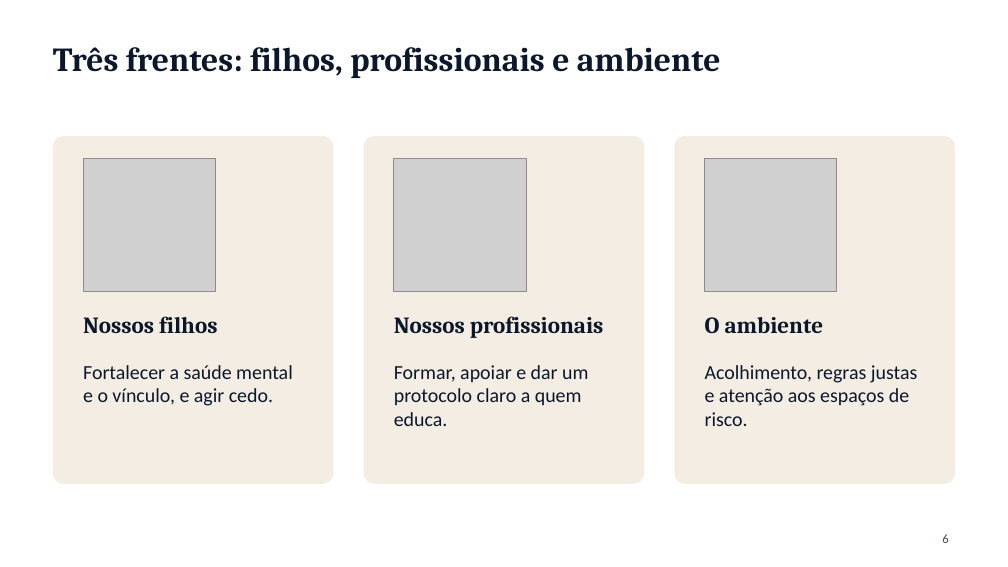
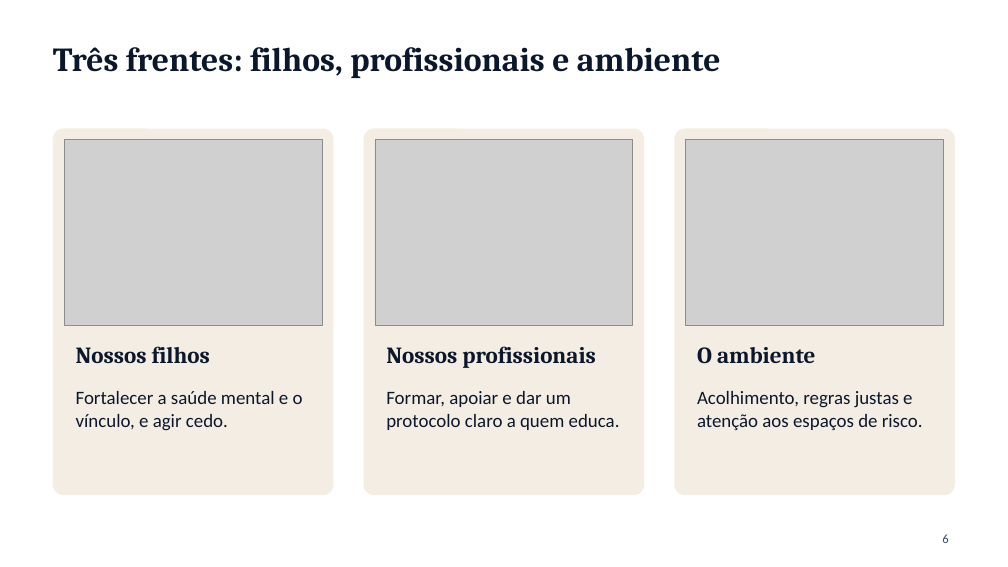
Before and after one commit to ebarroso12/ocorpoexplica, a slide deck: slide 6 of apresentacoes/bullying-saude-mental-escola.pptx. Drawn at 1008x567 pixels with LibreOffice and Linux fonts; fonts in the diff are those of the drawing; grey boxes stand for pictures; background and template pictures are left out. Boxes give left, top, right and bottom in pixels: in the first picture for what was removed or moved away, otherwise in the second. Text is boxed around its words. In the diff, an @@ line names an element or a change of style, - is before the commit and + after.

```diff
--- a/apresentacoes/bullying-saude-mental-escola.pptx
+++ b/apresentacoes/bullying-saude-mental-escola.pptx
@@ rounded rectangle: place and size @@
-rounded rectangle at (53, 136, 333, 484)
+rounded rectangle at (53, 129, 333, 495)
@@ picture: place and size @@
-picture at (83, 159, 216, 291)
+picture at (64, 140, 322, 325)
@@ rounded rectangle: place and size @@
-rounded rectangle at (364, 136, 644, 484)
+rounded rectangle at (364, 129, 644, 495)
@@ picture: place and size @@
-picture at (394, 159, 526, 291)
+picture at (375, 140, 633, 325)
@@ rounded rectangle: place and size @@
-rounded rectangle at (675, 136, 955, 484)
+rounded rectangle at (675, 129, 955, 495)
@@ picture: place and size @@
-picture at (705, 159, 837, 291)
+picture at (686, 140, 944, 325)
@@ text "Nossos filhos": place and size @@
-text "Nossos filhos" at (83, 316, 217, 333)
+text "Nossos filhos" at (76, 346, 210, 363)
@@ text "Nossos profissionais": place and size @@
-text "Nossos profissionais" at (394, 316, 604, 338)
+text "Nossos profissionais" at (386, 346, 596, 368)
@@ text "O ambiente": place and size @@
-text "O ambiente" at (705, 317, 824, 334)
+text "O ambiente" at (697, 347, 816, 364)
@@ text "Fortalecer a saúde mental e ...": place and size @@
-text "Fortalecer a saúde mental e ..." at (83, 365, 293, 406)
+text "Fortalecer a saúde mental e ..." at (76, 391, 303, 431)
@@ text "Formar, apoiar e dar um ...": place and size @@
-text "Formar, apoiar e dar um ..." at (394, 365, 588, 426)
+text "Formar, apoiar e dar um ..." at (386, 391, 620, 430)
@@ size 19 to 18 pt in 3 elements at (76, 391, 303, 431), (386, 391, 620, 430), (697, 391, 923, 430) @@
@@ text "Acolhimento, regras justas e atenção ...": place and size @@
-text "Acolhimento, regras justas e atenção ..." at (705, 365, 918, 426)
+text "Acolhimento, regras justas e atenção ..." at (697, 391, 923, 430)
```
Also in this commit, not shown: 12 other slides changed, 3 other files.
